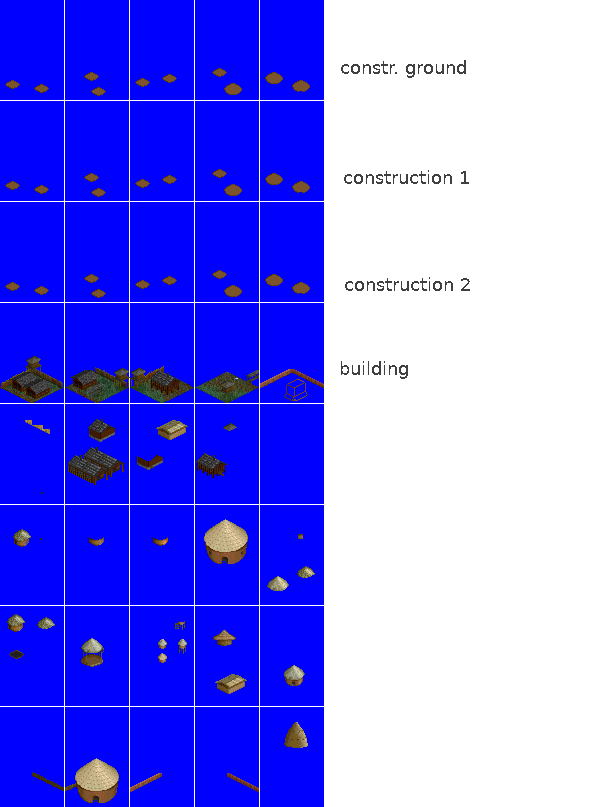
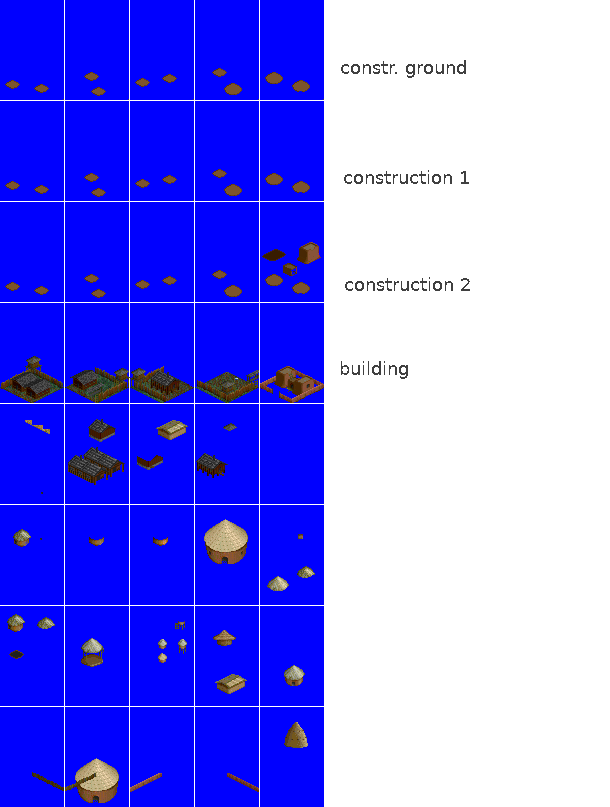
Layered file, before and after one edit (610x807). Changes by layer:
showed "fencefront" over [76, 380, 324, 786]
painted on "window" over [290, 383, 310, 390]
painted on "roof" over [289, 373, 294, 380]
painted on "building" over [274, 242, 321, 401]
painted on "ground" over [262, 249, 320, 397]
